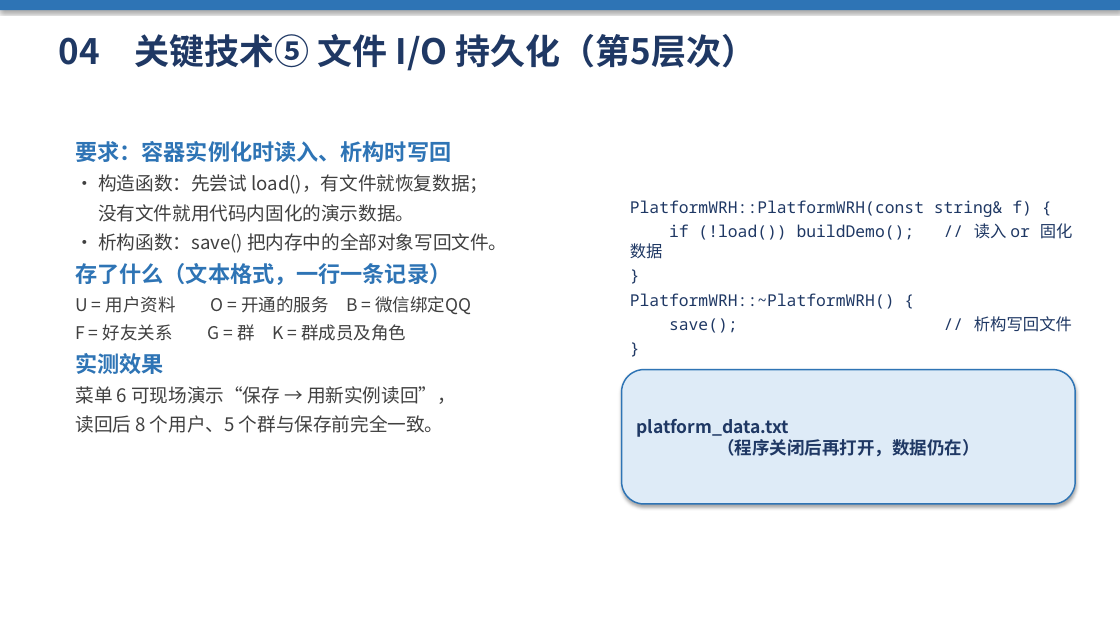
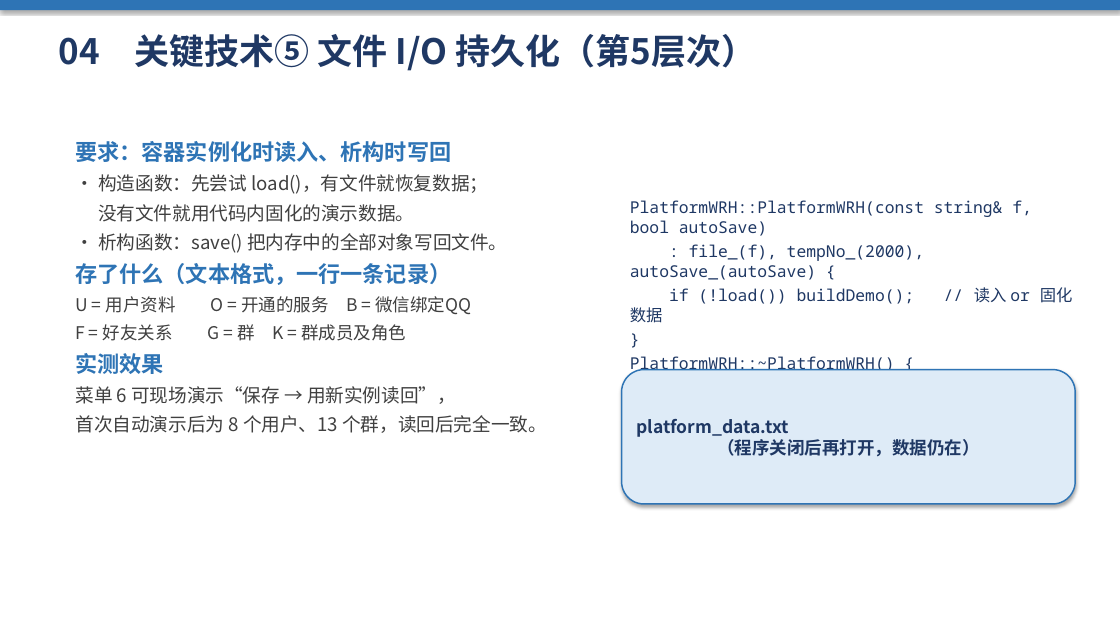
Before and after one commit to 666nicai/Git-demo, a slide deck: slide 11 of OOP-IM-WRH/答辩PPT_魏荣赫_55250124.pptx. Drawn at 1120x630 pixels with LibreOffice and Linux fonts; fonts in the diff are those of the drawing. Boxes give left, top, right and bottom in pixels: in the first picture for what was removed or moved away, otherwise in the second. Text is boxed around its words. In the diff, an @@ line names an element or a change of style, - is before the commit and + after.

```diff
--- a/OOP-IM-WRH/答辩PPT_魏荣赫_55250124.pptx
+++ b/OOP-IM-WRH/答辩PPT_魏荣赫_55250124.pptx
@@ text at bbox=[630, 200, 1032, 280]: text changed @@
-PlatformWRH::PlatformWRH(const string& f) {
+PlatformWRH::PlatformWRH(const string& f, bool autoSave)
+: file_(f), tempNo_(2000), autoSave_(autoSave) {
@@ text at bbox=[974, 377, 1072, 382]: text changed @@
-save(); // 析构写回文件
+if (autoSave_) save(); // 析构写回文件
+clearAll();
@@ text at bbox=[75, 415, 547, 433]: text changed @@
-读回后 8 个用户、5 个群与保存前完全一致。
+首次自动演示后为 8 个用户、13 个群，读回后完全一致。
```
Also in this commit, not shown: 2 other slides changed, 34 other files.
